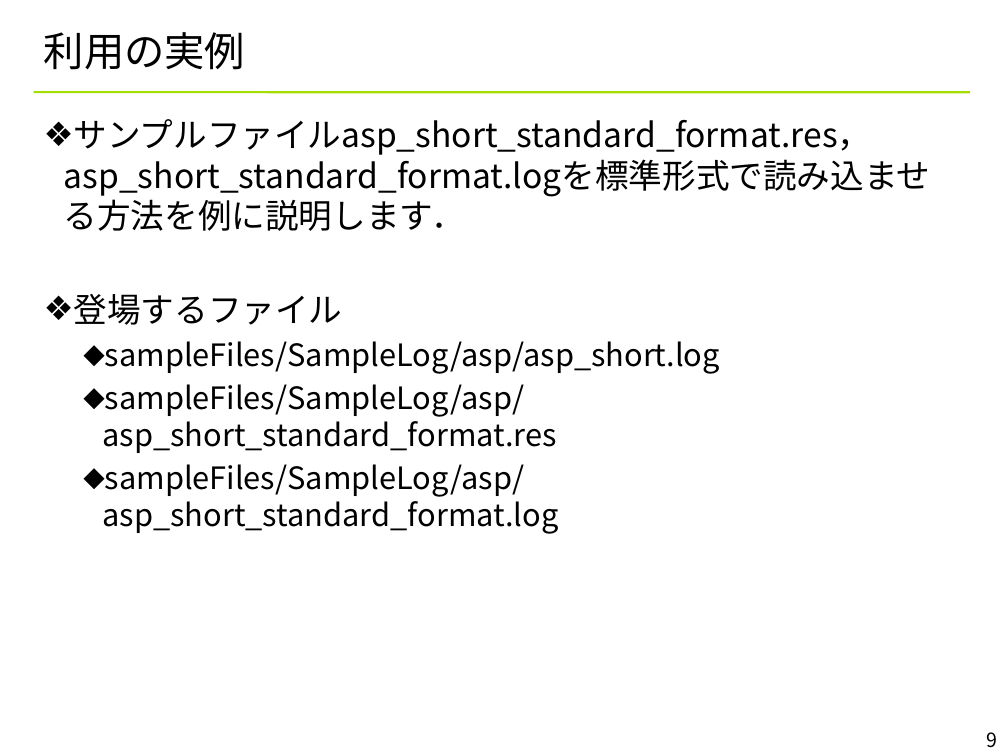
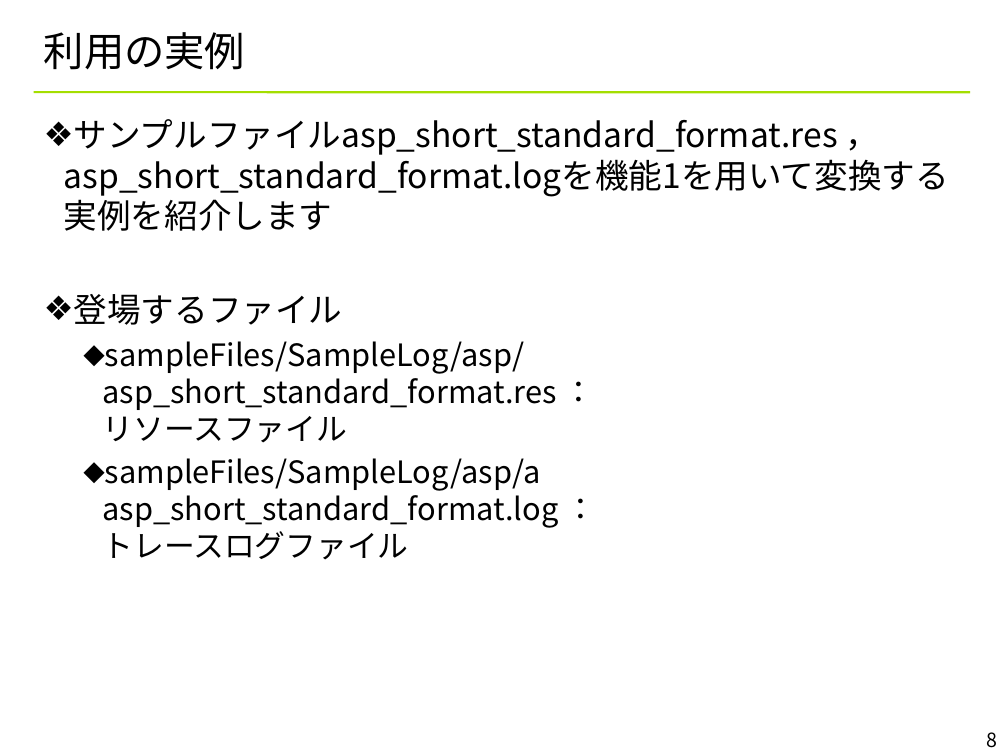
Before and after one commit to YixiaoLi/tlv4mc, a slide deck: slide 8 of doc/converter_manual.pptx (slide 9 before the commit). Drawn at 1008x756 pixels with LibreOffice and Linux fonts; fonts in the diff are those of the drawing; background and template pictures are left out. Boxes give left, top, right and bottom in pixels: in the first picture for what was removed or moved away, otherwise in the second. Text is boxed around its words. In the diff, an @@ line names an element or a change of style, - is before the commit and + after.

```diff
--- a/doc/converter_manual.pptx
+++ b/doc/converter_manual.pptx
@@ text at box(64, 119, 949, 197): text changed @@
-❖ サンプルファイルasp_short_standard_format.res，asp_short_standard_format.logを標準形式で読み込ませる方法を例に説明します．
+❖ サンプルファイルasp_short_standard_format.res ，asp_short_standard_format.logを機能1を用いて変換する実例を紹介します
@@ text at box(103, 341, 559, 560): text changed @@
-  ⬥ sampleFiles/SampleLog/asp/asp_short.log
-  ⬥ sampleFiles/SampleLog/asp/asp_short_standard_format.res
-  ⬥ sampleFiles/SampleLog/asp/asp_short_standard_format.log
+  ⬥ sampleFiles/SampleLog/asp/ asp_short_standard_format.res ：
+    リソースファイル
+  ⬥ sampleFiles/SampleLog/asp/a asp_short_standard_format.log ：
+    トレースログファイル
@@ page number at box(987, 732, 998, 748): text changed @@
-9
+8
```
Also in this commit, not shown: 10 other slides changed, 2 slides added, 2 slides removed.
